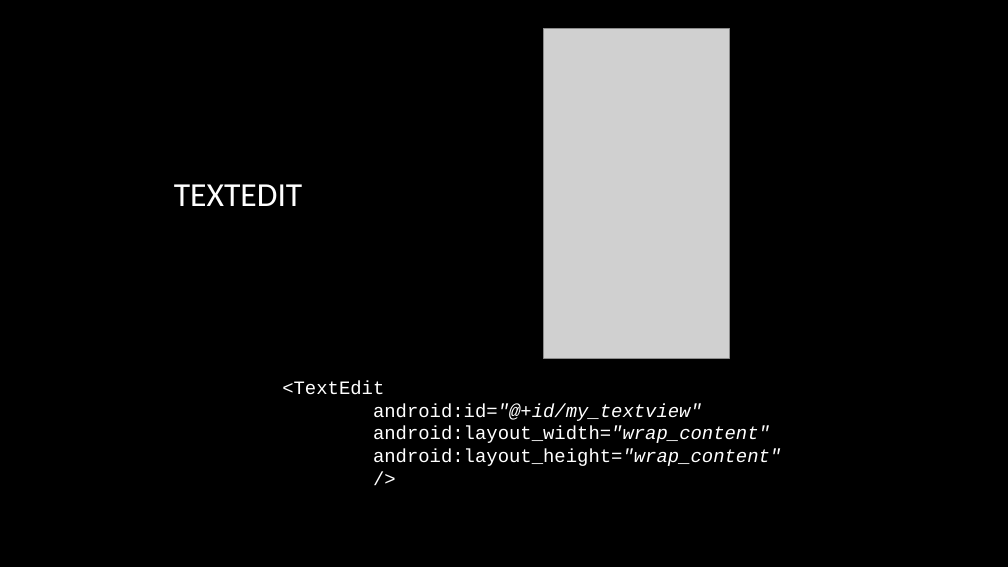
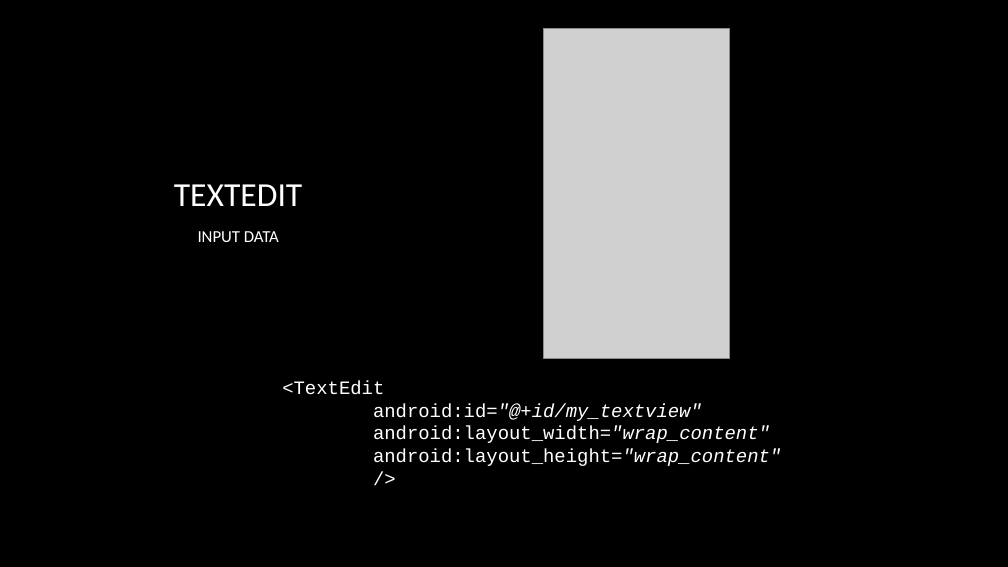
Before and after one commit to dinocore1/intro-to-android, a slide deck: slide 12 of Into To Android layout.pptx. Drawn at 1008x567 pixels with LibreOffice and Linux fonts; fonts in the diff are those of the drawing; grey boxes stand for pictures; background and template pictures are left out. Boxes give left, top, right and bottom in pixels: in the first picture for what was removed or moved away, otherwise in the second. Text is boxed around its words. In the diff, an @@ line names an element or a change of style, - is before the commit and + after.

```diff
--- a/Into To Android layout.pptx
+++ b/Into To Android layout.pptx
@@ text added at (198,231,279,242), 16 pt, text #FFFFFF @@
+INPUT DATA
```
Also in this commit, not shown: 3 other slides changed, 1 slide added, 1 slide removed, 1 other file.
